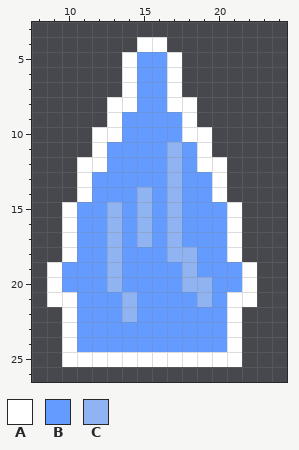
Pixel-art file -- boat.aseprite. Above is the file before it was changed.
32x32 pixels, 1 frame. Shown: x 8..24, y 3..26.
Palette (. is transparent): A #ffffff  B #639bff  C #90b3f1
After the commit:
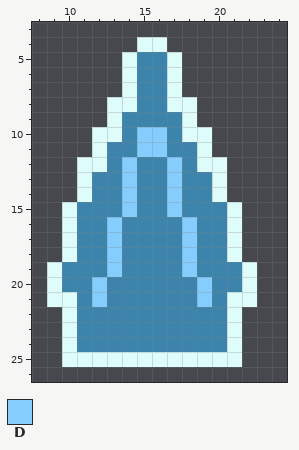
Colours new in this view: D #85cdfd
What changed:
@@ palette @@
-A #ffffff
+A #defcf9
-B #639bff
+B #3c84ab
@@ x 8..24 @@
  9 .....ABBBBA......
-10 ....AABBBBAA.....
-11 ....ABBBBCBA.....
-12 ...AABBBBCBAA....
-13 ...ABBBBBCBBA....
-14 ...ABBBCBCBBA....
-15 ..ABBCBCBCBBBA...
-16 ..ABBCBCBCBBBA...
-17 ..ABBCBCBCBBBA...
-18 ..ABBCBBBCCBBA...
-19 .ABBBCBBBBCBBBA..
-20 .ABBBCBBBBCCBBA..
-21 .AABBBCBBBBCBAA..
-22 ..ABBBCBBBBBBA...
+10 ....AABDDBAA.....
+11 ....ABBDDBBA.....
+12 ...AABDBBDBAA....
+13 ...ABBDBBDBBA....
+14 ...ABBDBBDBBA....
+15 ..ABBBDBBDBBBA...
+16 ..ABBDBBBBDBBA...
+17 ..ABBDBBBBDBBA...
+18 ..ABBDBBBBDBBA...
+19 .ABBBDBBBBDBBBA..
+20 .ABBDBBBBBBDBBA..
+21 .AABDBBBBBBDBAA..
+22 ..ABBBBBBBBBBA...
 23 ..ABBBBBBBBBBA...
